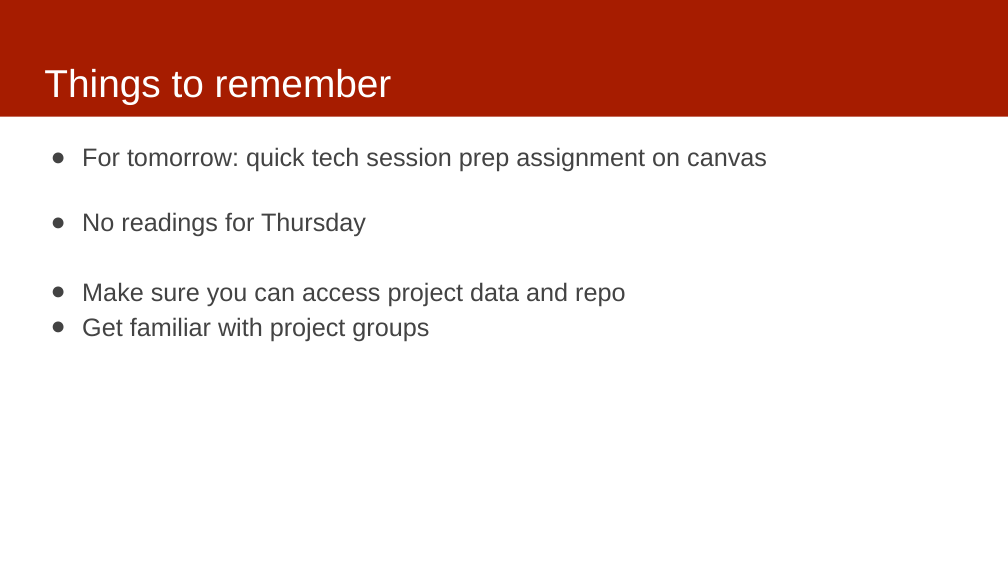
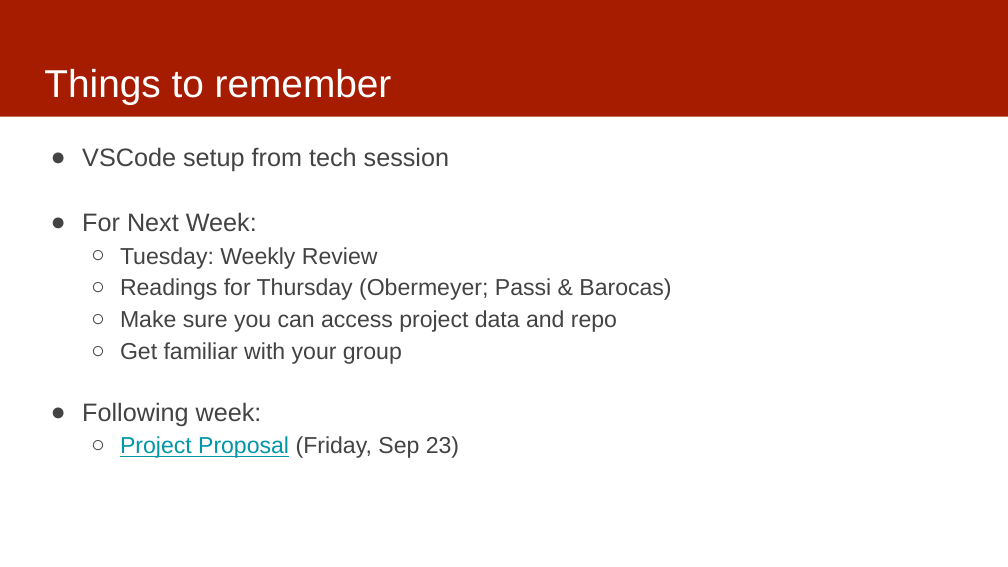
Before and after one commit to dssg/mlforpublicpolicylab, a slide deck: slide 19 of Lectures/03-casestudies.pptx (slide 11 before the commit). Drawn at 1008x567 pixels with LibreOffice and Linux fonts; fonts in the diff are those of the drawing. Boxes give left, top, right and bottom in pixels: in the first picture for what was removed or moved away, otherwise in the second. Text is boxed around its words. In the diff, an @@ line names an element or a change of style, - is before the commit and + after.

```diff
--- a/Lectures/03-casestudies.pptx
+++ b/Lectures/03-casestudies.pptx
@@ text at (x1=82, y1=147, x2=671, y2=300): text changed; size 24 to 22 pt @@
-● For tomorrow: quick tech session prep assignment on canvas
-● No readings for Thursday
+● VSCode setup from tech session
+● For Next Week:
+  ○ Tuesday: Weekly Review
+  ○ Readings for Thursday (Obermeyer; Passi & Barocas)
@@ text at (x1=120, y1=310, x2=617, y2=332): size 24 to 22 pt in "Make sure you can access project data ..."; bullet ● to ○; list level 1 to 2 in "Make sure you can access ..." @@
@@ text at (x1=82, y1=342, x2=459, y2=458): text changed; size 24 to 22 pt @@
-● Get familiar with project groups
+  ○ Get familiar with your group
+● Following week:
+  ○ Project Proposal (Friday, Sep 23)
```
Also in this commit, not shown: 1 other slide changed, 8 slides added.
